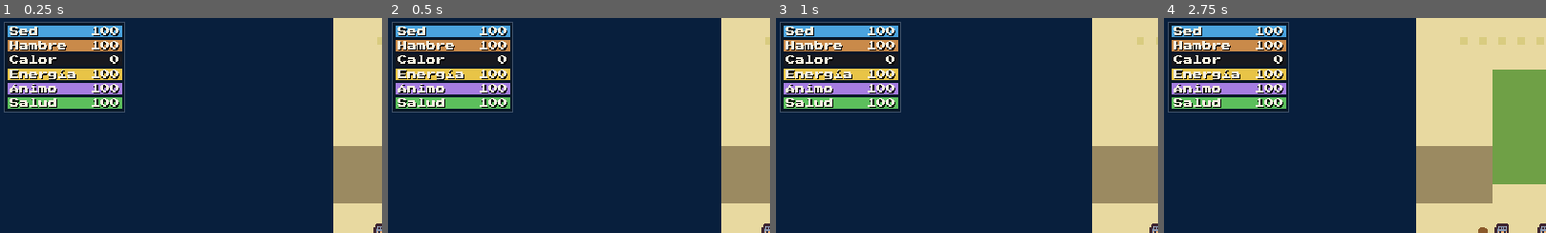
Above: before the commit, frames 1-4 (left to right).
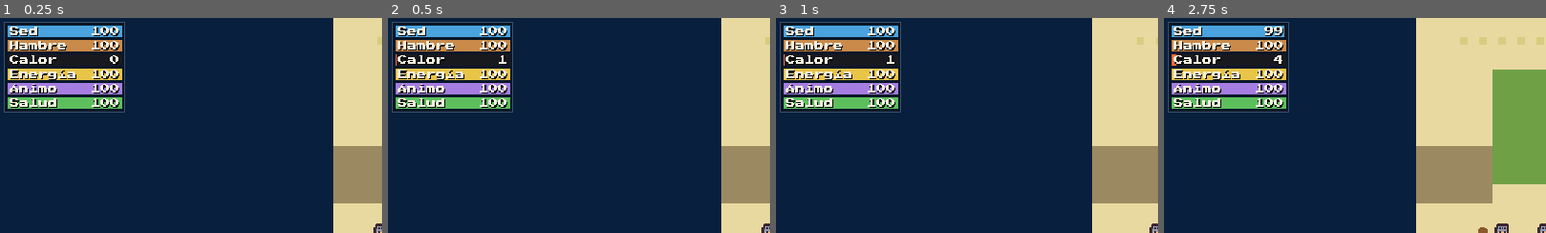
Above: after the commit, the same moments.

Repository: onezoftserv/90miles
Game: Godot game, scene res://scenes/dev/movement_playground.tscn
Two runs of this game, one before a commit and one after it. Both use one fixed random seed, a clock stepped at 60 frames per second and the inputs below. This scene is started directly instead of the project's main scene.
Inputs (mouse positions are % of the whole screen's width and height, from its top left):
- Up to frame 1 (0.25 s): no input
- Up to frame 2 (0.5 s): no input
- Up to frame 3 (1 s): tap Enter at 0.5 s; move the mouse to (72, 45) at 0.52 s; hold D (move_right) from 0.53 s (still down); hold Ctrl (crouch) from 0.53 s (still down); click (72, 45) at 0.67 s
- Up to frame 4 (2.75 s): release D (move_right) at 1.25 s; release Ctrl (crouch) at 1.25 s; drag from (30, 55) to (45, 70) at 1.27 s; tap Space at 2 s; move the mouse to (60, 28) at 2.02 s; hold D (move_right) from 2.03 s (still down); tap Q (quick_chat) at 2.1 s
The pictures show only the part of the screen within x 0-50%, y 0-50%; the shares and areas given below are measured in that part.

Frame 1 is identical in both runs. In frame 2, less than 0.1% of the frame differs, in the area x 2-32%, y 16-23%; in frame 3, less than 0.1%; in frame 4, 0.3%, in the area x 2-32%, y 3-23%.
Error before the commit: Invalid access to property or key 'climate' on a base object of type 'Nil'. (res://scenes/dev/movement_playground.gd:22)

Commit message:
fix(playground): read the sky's climate when the scene is ready
Launching movement_playground or coop_playground directly as the main
scene built it before WeatherManager had made its sky, so the
playground's climate was null and every body and the session errored on
every frame (1,186 script errors in 30 solo frames; thousands as host).
Tests build the scene after the autoloads are ready and CI never ran the
playgrounds, so nothing caught it.

- climate is @onready, read after the autoloads are in the tree
- CI's game-run step also runs both playgrounds directly (solo and host)
  with the same error check

Verified: the three launches log 0 errors (were 1,186+), GUT 700/700,
smoke clean.

Co-Authored-By: Claude Opus 5.5 <noreply@anthropic.com>

Diff:
--- a/game/scenes/dev/movement_playground.gd
+++ b/game/scenes/dev/movement_playground.gd
@@ -18,8 +18,9 @@
 
 var terrain: GridTerrain = GridTerrain.new()
 ## Starts at 10:00 on the one clock (WeatherManager), so heat rises outside the hut in the
-## midday sun and sunstroke can be tried by hand.
-var climate: ClimateState = WeatherManager.sky.climate
+## midday sun and sunstroke can be tried by hand. Read once the scene is ready: when the
+## playground is launched as the main scene it is built before WeatherManager has made its sky.
+@onready var climate: ClimateState = WeatherManager.sky.climate
 
 @onready var hud: MetersHud = $Hud/MetersHud
 
